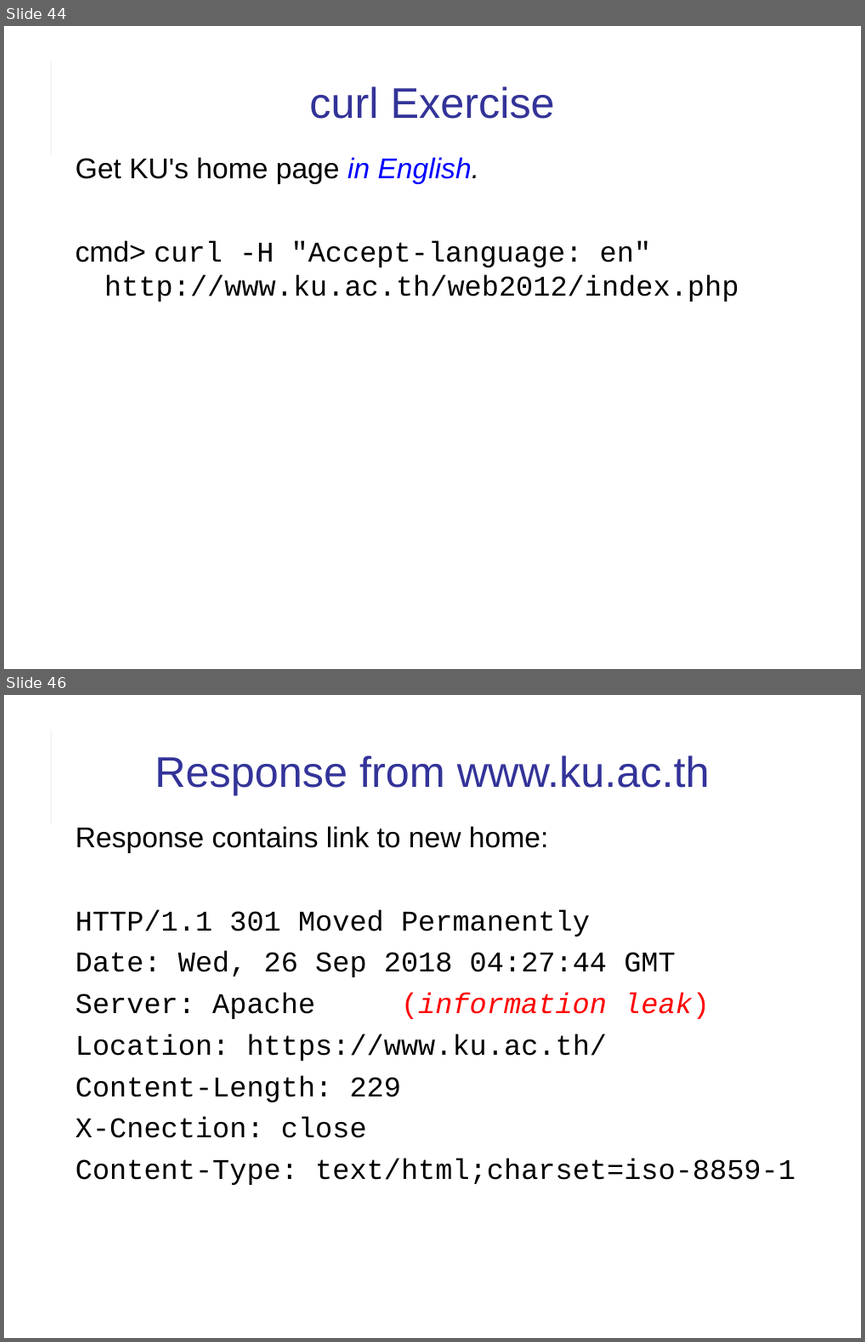
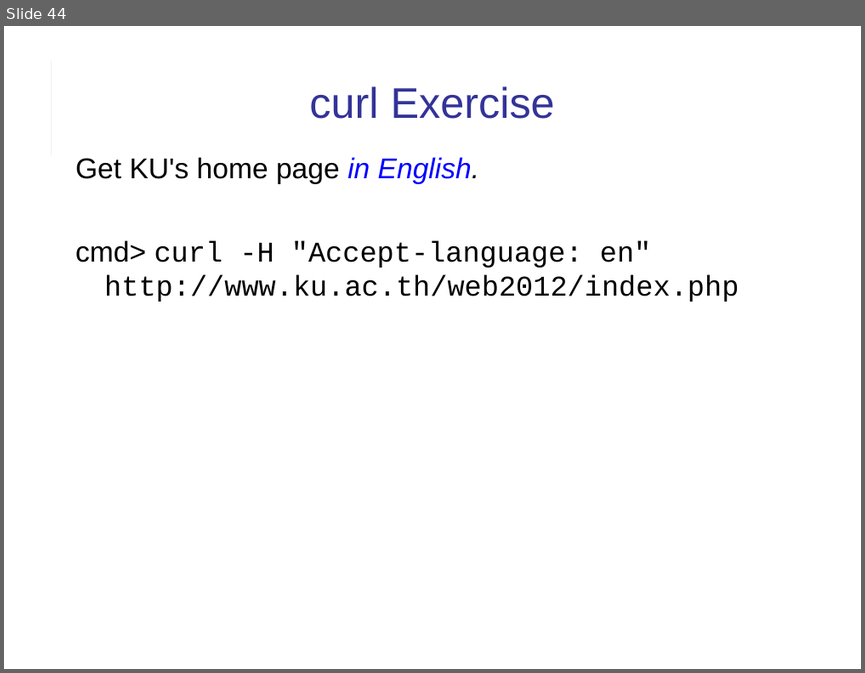
Before and after one commit to cpske/ISP, a slide deck: web/HTTP.ppt. Shown one above the other, each under a label of ours: slides 44 and 46 before the commit, slide 44 after it; the slides between them are not shown. The pictures are 865x1342 and 865x673 pixels, drawn with LibreOffice and Linux fonts; fonts in the diff are those of the drawing. Boxes give left, top, right and bottom in pixels: in the first picture for what was removed or moved away, otherwise in the second. Text is boxed around its words. In the diff, an @@ line names an element or a change of style, - is before the commit and + after.

Commit message:
fix link in assignment, update slides on HTTP (Tired of explicitly wording assignments!)

```diff
--- a/web/HTTP.ppt
+++ b/web/HTTP.ppt
@@ slide 46 removed at [4, 695, 861, 1338], background #FFFFFF; not listed: 2 template elements that a slide beside it also shows @@
@@ title removed at [154, 755, 710, 794] @@
-Response from www.ku.ac.th
@@ text removed at [75, 826, 795, 1185] @@
-Response contains link to new home:
-HTTP/1.1 301 Moved Permanently
-Date: Wed, 26 Sep 2018 04:27:44 GMT
-Server: Apache (information leak)
-Location: https://www.ku.ac.th/
-Content-Length: 229
-X-Cnection: close
-Content-Type: text/html;charset=iso-8859-1
```
Also in this commit, not shown: 5 slides changed, 1 other slide removed, 10 other files.
